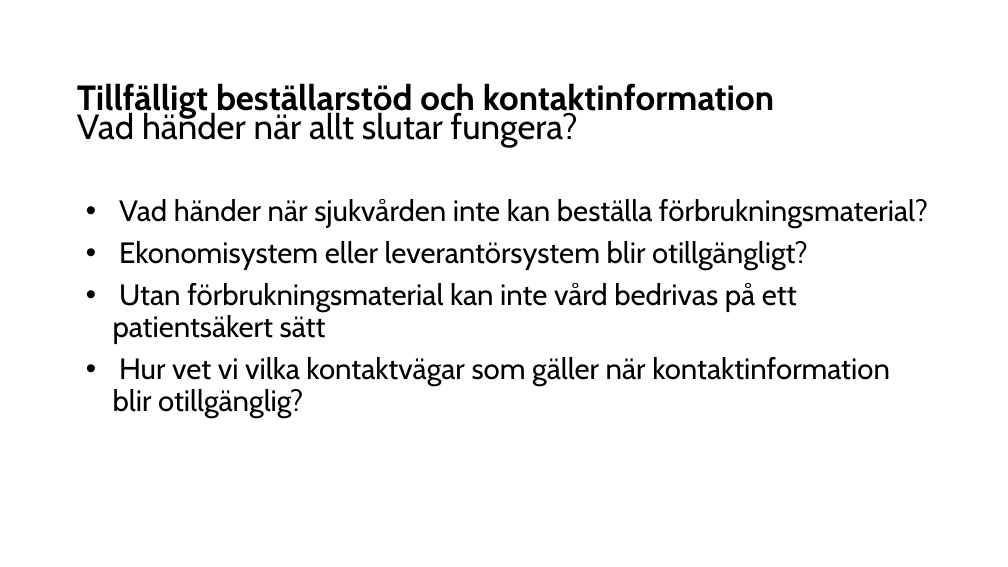
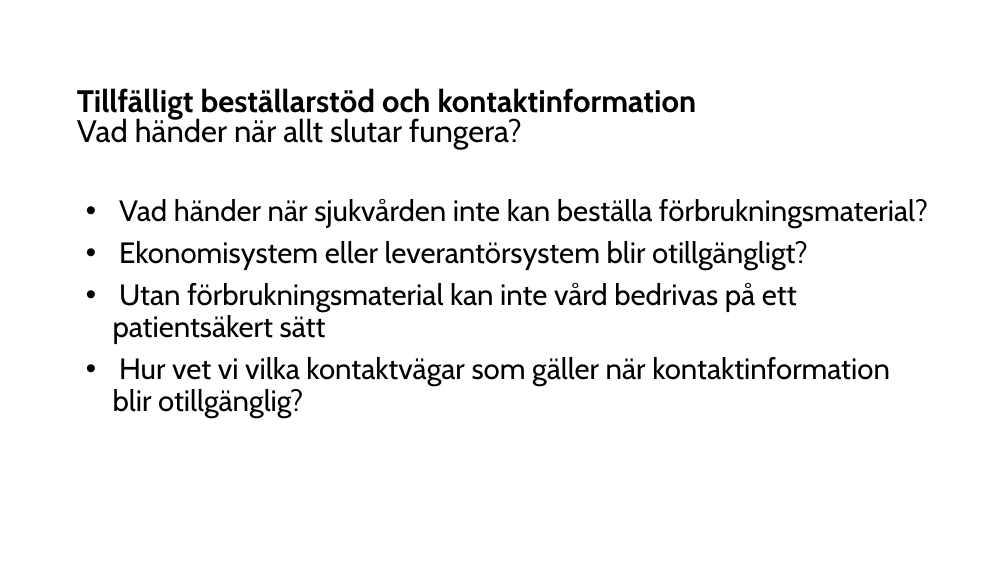
Before and after one commit to arizon-dread/region-orebro-lan, a slide deck: slide 2 of doc/Presentation KLIRR Hack Region Örebro län.odp. Drawn at 1008x567 pixels with LibreOffice and Linux fonts; fonts in the diff are those of the drawing. Boxes give left, top, right and bottom in pixels: in the first picture for what was removed or moved away, otherwise in the second. Text is boxed around its words. In the diff, an @@ line names an element or a change of style, - is before the commit and + after.

```diff
--- a/doc/Presentation KLIRR Hack Region Örebro län.odp
+++ b/doc/Presentation KLIRR Hack Region Örebro län.odp
@@ title "Tillfälligt beställarstöd och kontaktinformation Vad ..." at (77, 88, 697, 149): size 33.3 to 29.6 pt; line spacing 0.7 to 0.8 @@
```
Also in this commit, not shown: 4 other slides changed, 1 slide added.
